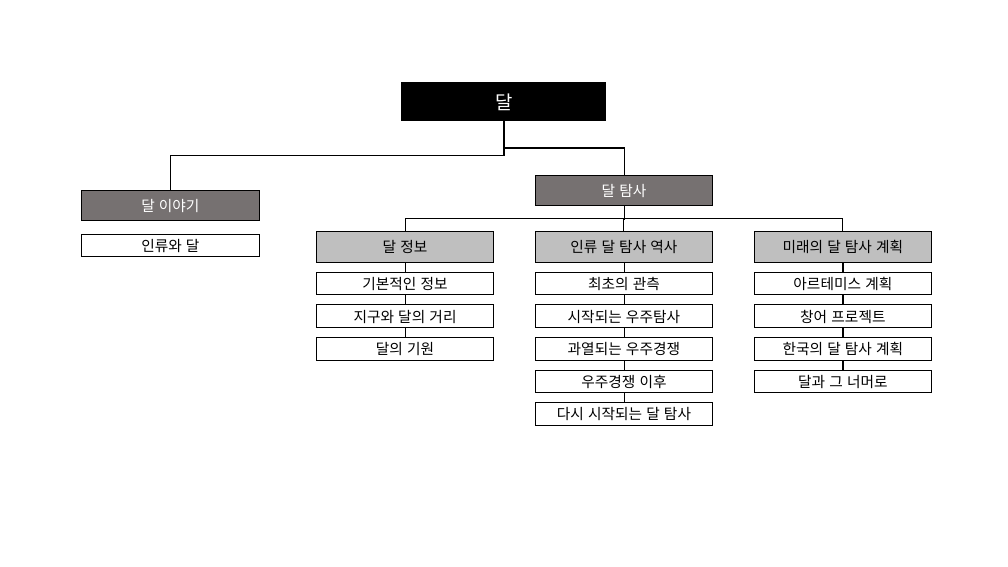
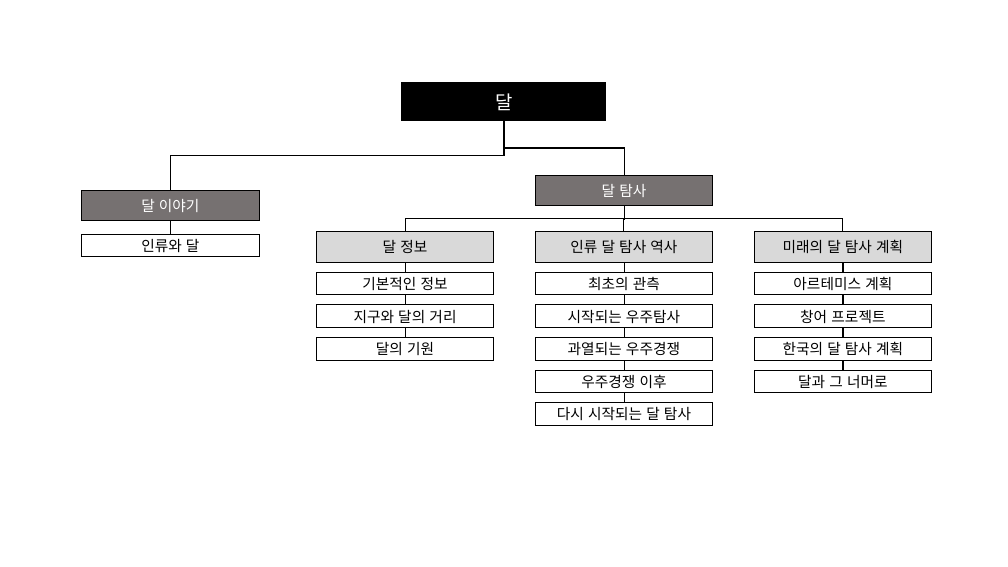
Before and after one commit to 20251413/GWNU_Github_20251413, a slide deck: slide 4 of 2025-Second-SEMESTER/HTML/20251413이종석_과제.pptx. Drawn at 1008x567 pixels with LibreOffice and Linux fonts; fonts in the diff are those of the drawing. Boxes give left, top, right and bottom in pixels: in the first picture for what was removed or moved away, otherwise in the second. Text is boxed around its words. In the diff, an @@ line names an element or a change of style, - is before the commit and + after.

```diff
--- a/2025-Second-SEMESTER/HTML/20251413이종석_과제.pptx
+++ b/2025-Second-SEMESTER/HTML/20251413이종석_과제.pptx
@@ line added from (170, 221) to (170, 234), #000000 1 pt @@
@@ fill #BFBFBF to #D9D9D9 in 3 elements at (x1=535, y1=231, x2=713, y2=262), (x1=755, y1=231, x2=932, y2=262), (x1=317, y1=231, x2=495, y2=262) @@
```
Also in this commit, not shown: 1 other slide changed.
